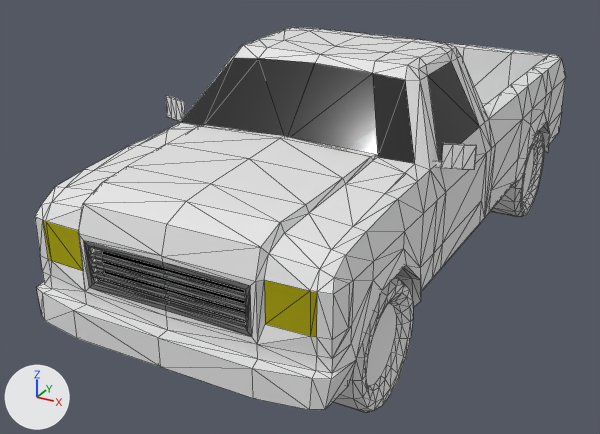
Before and after pictures for a commit that changed the Blender file Assets/Meshes/Cars/americanPickUpMesh.blend.
Rendered twice from a 50 mm lens placed at (1.68, -3.73, 1.98), pointed at (-0.21, -0.28, 0.26). Arrows for +X, +Y and +Z are at lower left; the lights stay in place. Mesh edges are drawn as thin lines.

The first picture shows 'body', 'frontBumper', 'frontLights', 'grill', 'grill2.001', 'wheels', 'windows'.
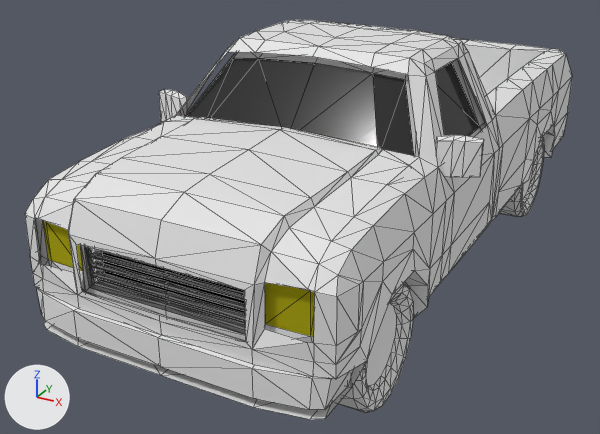
The change, as JSON lines over the scene's bpy script:
```json
{"op": "add", "block": "me_mesh_004", "code": ["me_mesh_004 = bpy.data.meshes.new('Mesh.004')", "me_mesh_004.from_pydata(...)  # 554 vertices, 939 faces; spans x -96.0..96.0, y -206.0..209.0, z 27.0..145.0"]}
{"op": "add", "block": "ob_body_001", "code": ["ob_body_001 = bpy.data.objects.new('body.001', me_mesh_004)", "ob_body_001.location = (0.0, 0.0, 0.0)", "ob_body_001.scale = (0.00837, 0.00837, 0.00837)"]}
```

Boxes (x1, y1, x2, y2) around the edits, measured in the pictures (600 x 434 px):
```json
{"object": "body.001", "change": "added", "after": [25, 20, 572, 419]}
{"object": "body", "change": "unchanged, covered by the edit", "before": [35, 27, 566, 373], "after": [35, 52, 487, 343]}
```
